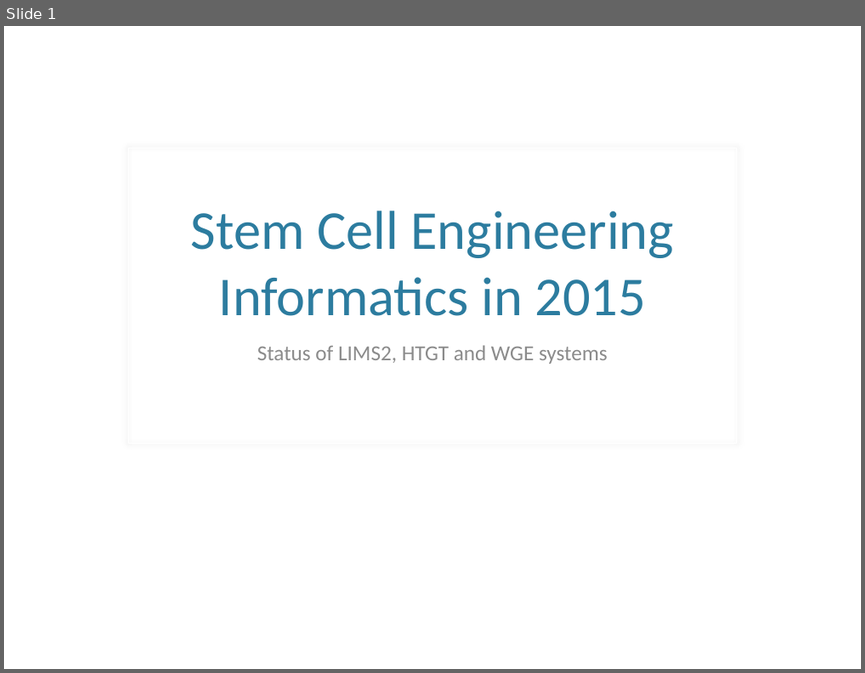
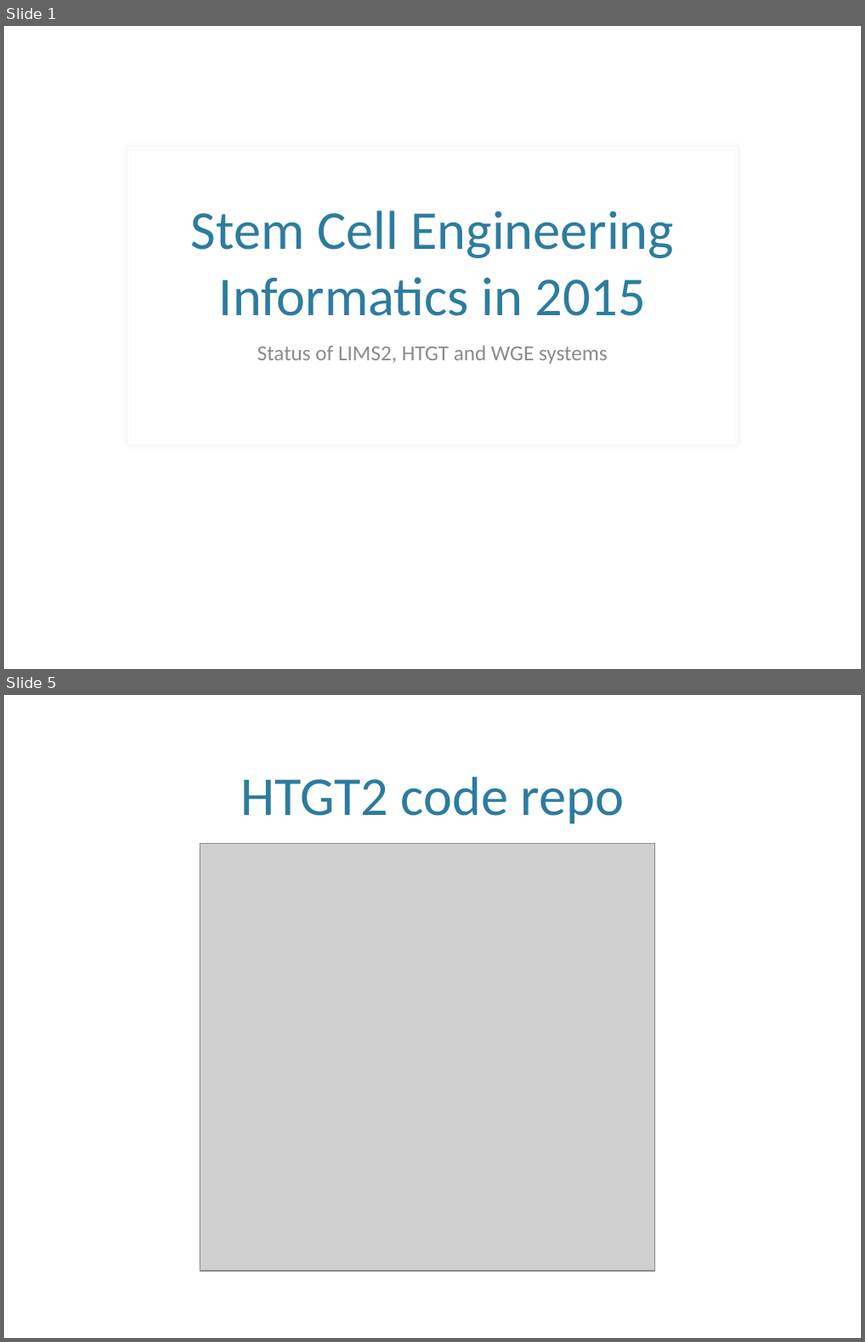
Before and after one commit to htgt/Docs, a slide deck: IMG-2015.pptx. Shown one above the other, each under a label of ours: slide 1 before the commit, slides 1 and 5 after it; the slides between them are not shown. The pictures are 865x673 and 865x1342 pixels, drawn with LibreOffice and Linux fonts; fonts in the diff are those of the drawing; grey boxes stand for pictures; background and template pictures are left out. Boxes give left, top, right and bottom in pixels: in the first picture for what was removed or moved away, otherwise in the second. Text is boxed around its words. In the diff, an @@ line names an element or a change of style, - is before the commit and + after.

Commit message:
HTGT2 and LIMS2

```diff
--- a/IMG-2015.pptx
+++ b/IMG-2015.pptx
@@ slide 5 added at bbox=[4, 695, 861, 1338], background picture (left out) @@
@@ title added at bbox=[240, 777, 624, 824], 46 pt, text #2C7C9F @@
+HTGT2 code repo
@@ picture added at bbox=[200, 843, 655, 1270] @@
```
Also in this commit, not shown: 1 slide changed, 6 other slides added.
